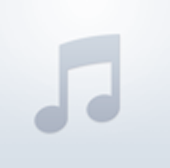
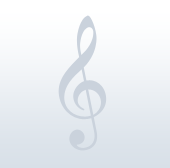
Two versions of the same layered image (170×168). Layer-by-layer changes:
added layer "Shape 2" above "Shape 1" over box(58, 15, 107, 151)
added layer "Layer 1" above "Background" over box(0, 0, 170, 151)
